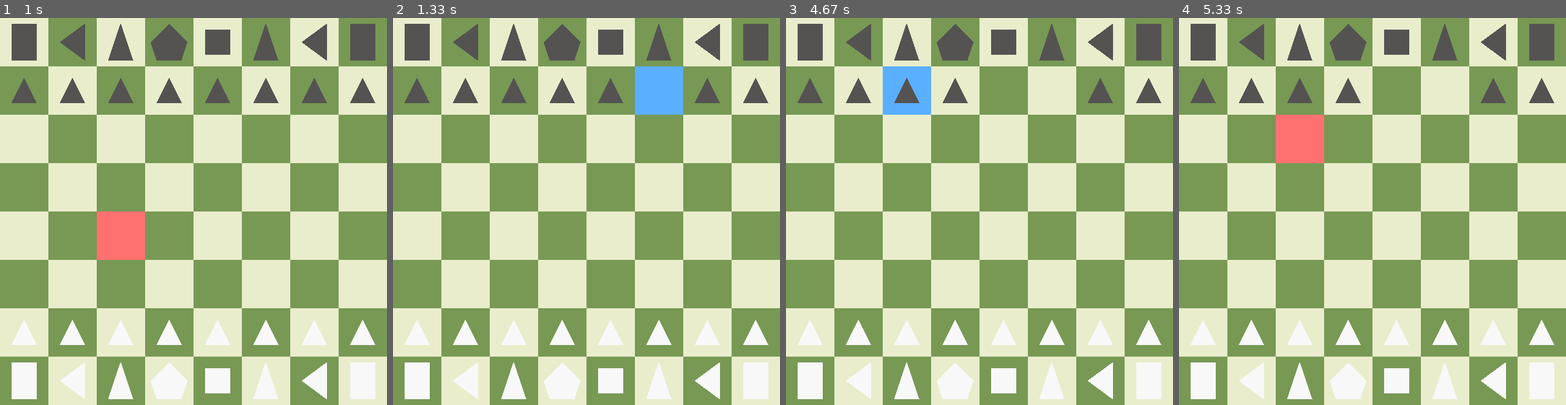
Above: before the commit, frames 1-4 (left to right).
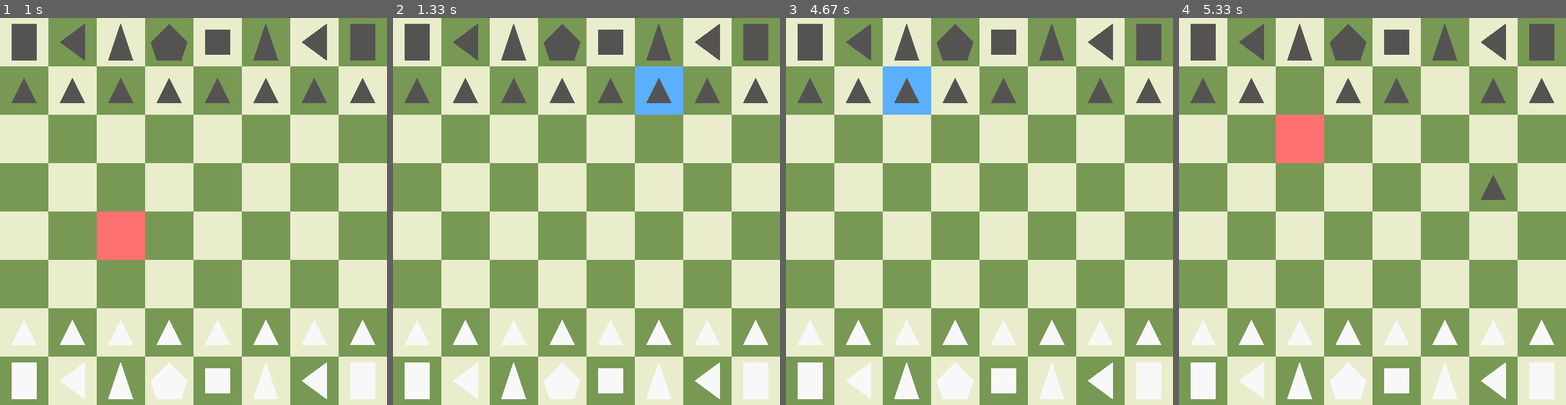
Above: after the commit, the same moments.

Repository: caleb-james-smith/PyGameChess
Game: pygame game, started from play.py
The game is run twice, just before and just after one commit, with the same random seed, the same clock (stepped at 60 frames per second) and the same inputs.
Inputs (mouse positions are in pixels of both pictures, inside the frame that each line leads up to):
- Up to frame 1 (1 s): click (193, 211) at 0.38 s; click (100, 215) at 0.72 s
- Up to frame 2 (1.33 s): click (644, 76) at 1.05 s
- Up to frame 3 (4.67 s): click (987, 79) at 1.38 s; click (983, 250) at 1.72 s; click (1080, 273) at 2.05 s; click (1080, 176) at 2.38 s; click (855, 250) at 2.72 s; click (1114, 288) at 3.05 s; click (994, 196) at 3.38 s; click (894, 141) at 3.72 s; click (1083, 254) at 4.05 s; click (917, 87) at 4.38 s
- Up to frame 4 (5.33 s): click (1507, 207) at 4.72 s; click (1298, 118) at 5.05 s

Frame 1 is identical in both runs. In frame 2, 0.2% of the frame differs, in the area x 65-72%, y 15-22%; in frame 3, 0.2%; in frame 4, 0.7%, in the area x 28-85%, y 15-47%.

Commit message:
Fix movement bugs; still testing.

Diff:
--- a/play.py
+++ b/play.py
@@ -187,23 +187,33 @@
                 # piece in position
                 piece_value = state.GetPieceValueInPosition(xy_position)
                 piece_name  = state.GetPieceNameInPosition(xy_position)
-                # Record if square is empty
-                if piece_name == "empty":
-                    clicked_square_is_empty = True
-                else:
-                    clicked_square_is_empty = False
+
                 # Move piece...
                 # FIXME: needs to use clicked_square_exists and clicked_square_is_empty from previous click
+                # FIXME: check all cases when clicked_square_exists and position_from should be set
                 # FIXME: need to know both "from" and "to" positions
-                # FIXME: check all cases when clicked_square_exists and position_from should be set
+                # FIXME: do not move empty squares
+                # Check if previously clicked square exists
                 if clicked_square_exists:
-                    if not clicked_square_is_empty:
+                    # Check if previously clicked square is empty
+                    # Do not move empty squares!
+                    if clicked_square_is_empty:
+                        clicked_square_exists = True
+                        position_from = [x, y]
+                    else:
+                        # Move piece
                         position_to = [x, y]
                         state.MovePiece(position_from, position_to)
                         clicked_square_exists = False
                 else:
                     clicked_square_exists = True
                     position_from = [x, y]
+
+                # Record if square is empty; do this after moving piece
+                if piece_name == "empty":
+                    clicked_square_is_empty = True
+                else:
+                    clicked_square_is_empty = False
 
                 print("click = ({0}, {1}); square = ({2}, {3}); (x, y) = ({4}, {5}); notation: {6}; piece = {7}: {8}".format(click_x, click_y, square_x, square_y, x, y, chess_notation, piece_value, piece_name))
 
